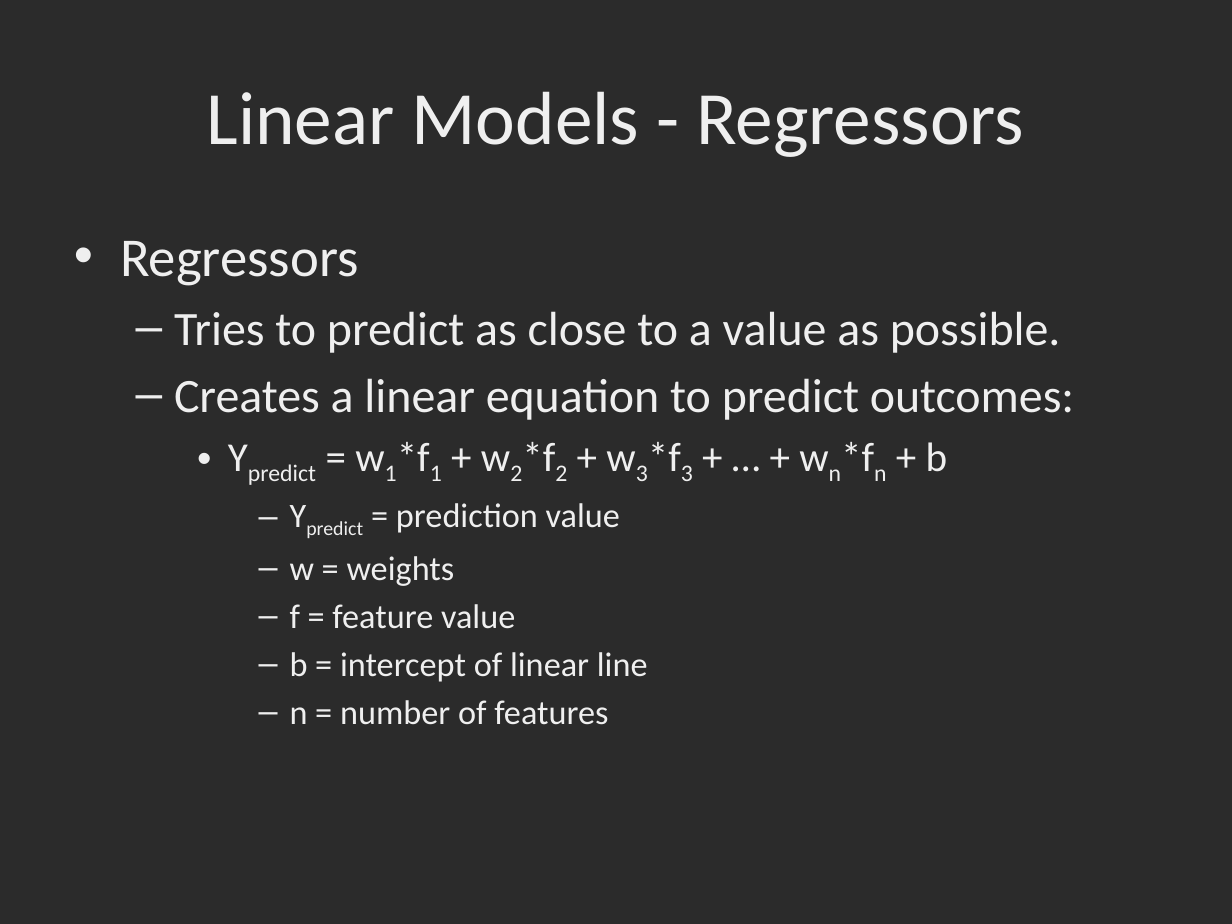
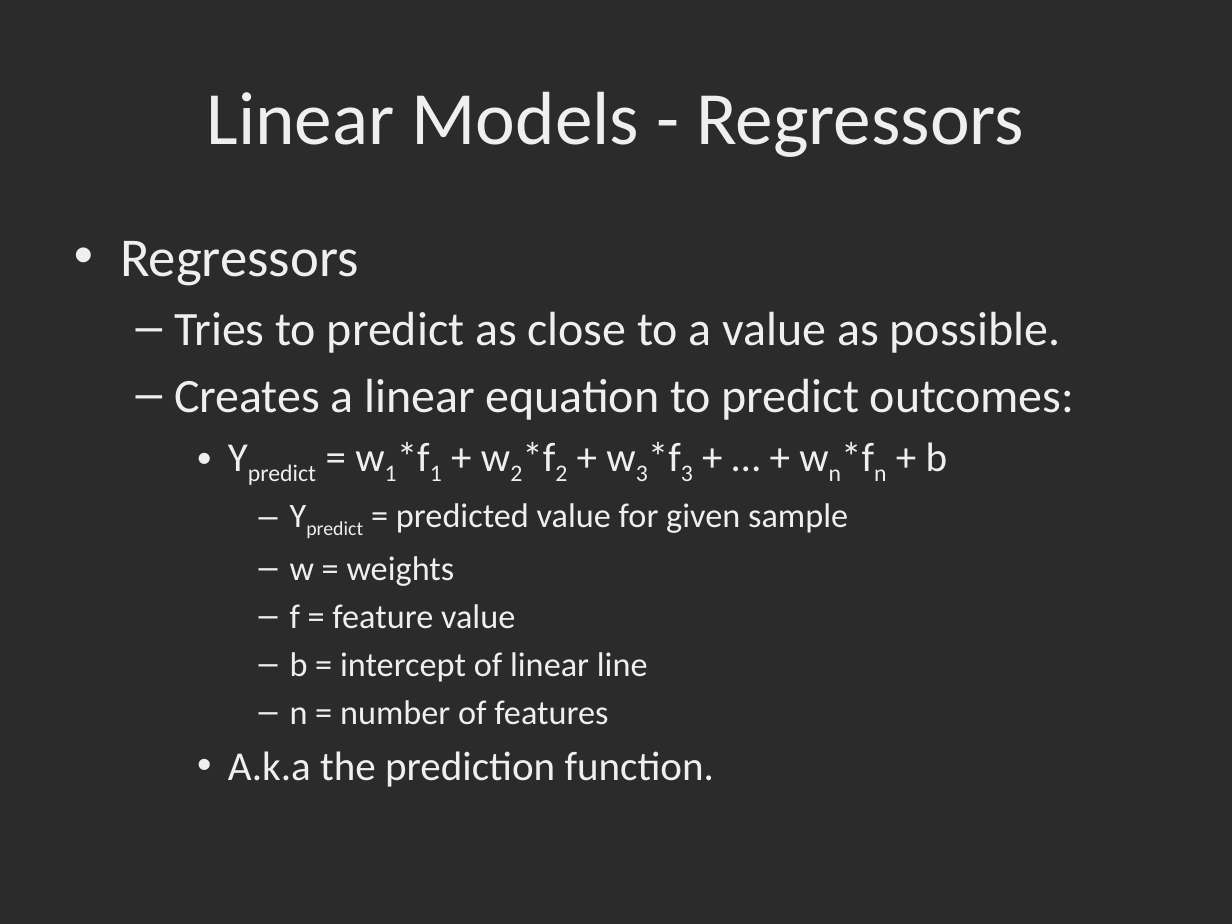
Before and after one commit to dbowmans46/PracticalProgramming, a slide deck: slide 59 of Session 7 - Python/Instructional Material/Session 7 - Python Brief Intro to Machine Learning with Scikit Learn.pptx (slide 50 before the commit). Drawn at 1232x924 pixels with LibreOffice and Linux fonts; fonts in the diff are those of the drawing; background and template pictures are left out; a plain dark background stands for a picture behind light text. Boxes give left, top, right and bottom in pixels: in the first picture for what was removed or moved away, otherwise in the second. Text is boxed around its words. In the diff, an @@ line names an element or a change of style, - is before the commit and + after.

Commit message:
Additional slides on regressors and regularization, added helper class for model accuracy output, implemented helper class.

```diff
--- a/Session 7 - Python/Instructional Material/Session 7 - Python Brief Intro to Machine Learning with Scikit Learn.pptx
+++ b/Session 7 - Python/Instructional Material/Session 7 - Python Brief Intro to Machine Learning with Scikit Learn.pptx
@@ text at (x1=396, y1=503, x2=848, y2=533): text changed @@
-      – Ypredict = prediction value
+      – Ypredict = predicted value for given sample
@@ text at (x1=228, y1=751, x2=714, y2=787): paragraph added @@
+    • A.k.a the prediction function.
```
Also in this commit, not shown: 6 other slides changed, 10 slides added, 2 other files.
